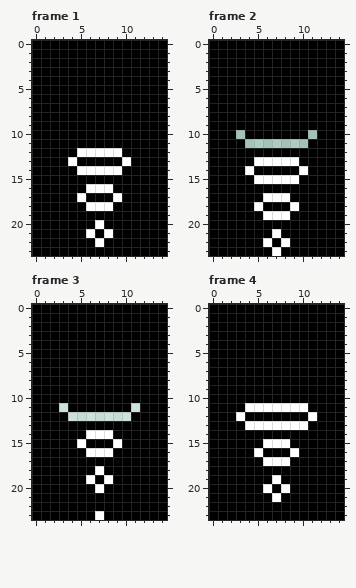
Pixel-art file: Assets/#9 ETC/aseprite/ver2_body_anime_idle_glow.aseprite. This is how it looked before the edit.
15x24 pixels, 4 frames. Shown: frame 1, frame 2, frame 3, frame 4.
Once edited:
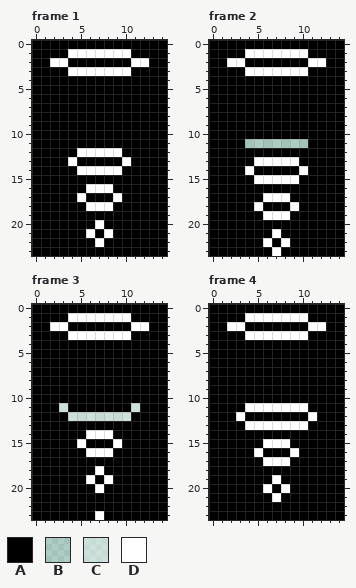
Palette (. is transparent): A #000000  B #ffffff36  C #ffffff86  D #ffffff
Change:
--- frame 1
@@ x 0..14 @@
  0 AAAAAAAAAAAAAAA
- 1 AAAAAAAAAAAAAAA
- 2 AAAAAAAAAAAAAAA
- 3 AAAAAAAAAAAAAAA
+ 1 AAAADDDDDDDAAAA
+ 2 AADDAAAAAAADDAA
+ 3 AAAADDDDDDDAAAA
  4 AAAAAAAAAAAAAAA
--- frame 2
@@ x 0..14 @@
  0 AAAAAAAAAAAAAAA
- 1 AAAAAAAAAAAAAAA
- 2 AAAAAAAAAAAAAAA
- 3 AAAAAAAAAAAAAAA
+ 1 AAAADDDDDDDAAAA
+ 2 AADDAAAAAAADDAA
+ 3 AAAADDDDDDDAAAA
  4 AAAAAAAAAAAAAAA
@@ x 0..14 @@
  9 AAAAAAAAAAAAAAA
-10 AAABAAAAAAABAAA
+10 AAAAAAAAAAAAAAA
 11 AAAABBBBBBBAAAA
--- frame 3: the same change as frame 1
--- frame 4: the same change as frame 1
